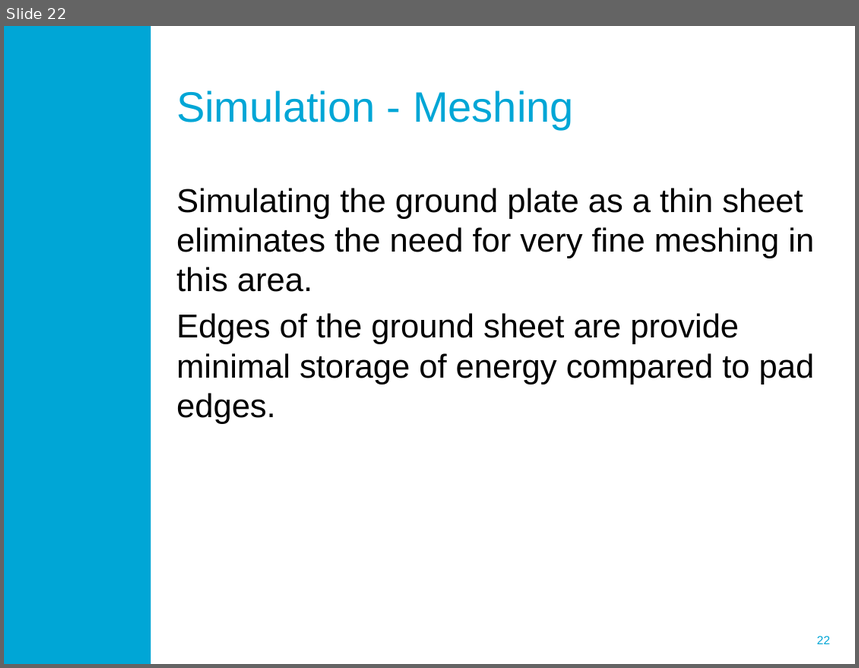
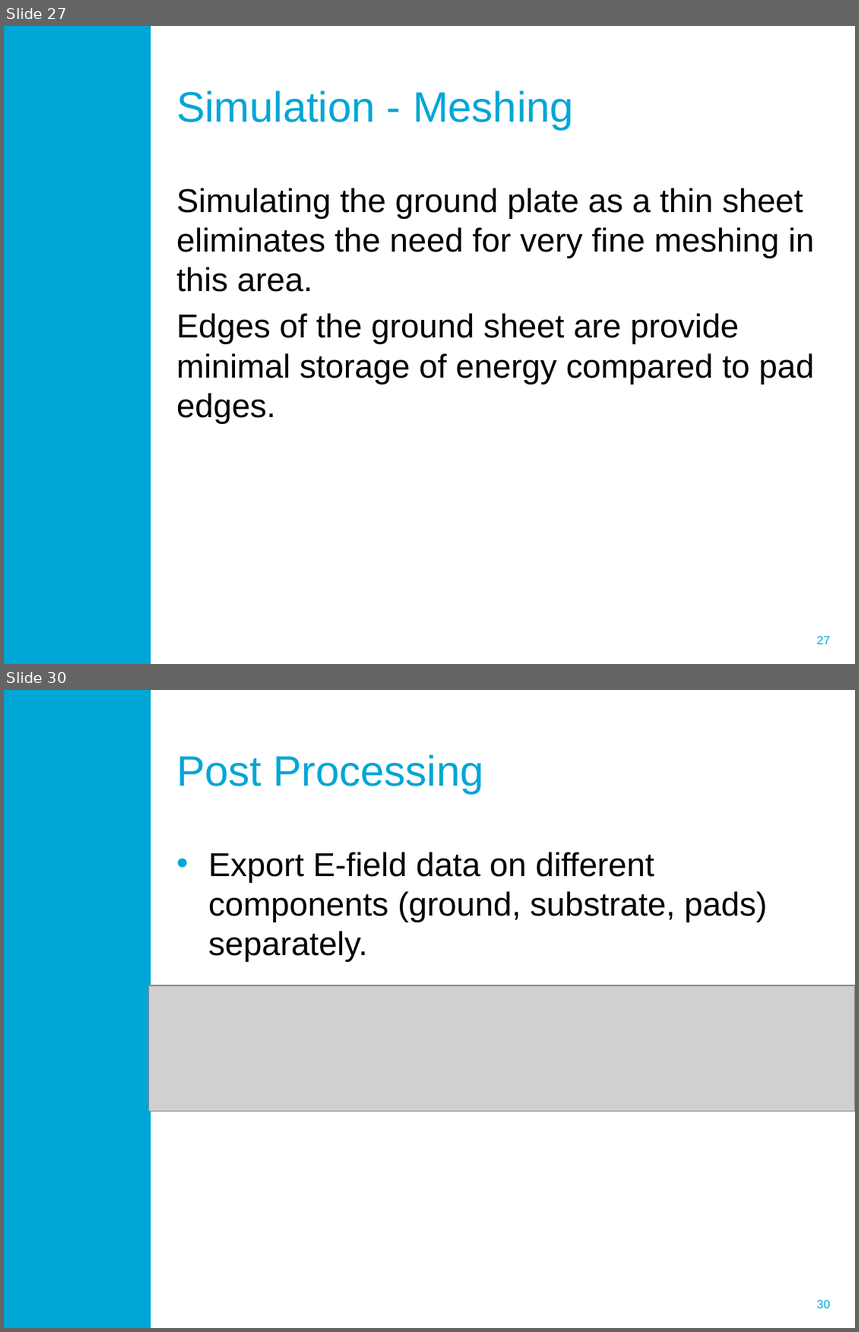
Before and after one commit to RickKoster/BEP, a slide deck: Thesis/progress meeting presentation.pptx. Shown one above the other, each under a label of ours: slide 22 before the commit, slides 27 and 30 after it; the slides between them are not shown. The pictures are 859x668 and 859x1332 pixels, drawn with LibreOffice and Linux fonts; fonts in the diff are those of the drawing; grey boxes stand for pictures; background and template pictures are left out. Boxes give left, top, right and bottom in pixels: in the first picture for what was removed or moved away, otherwise in the second. Text is boxed around its words. In the diff, an @@ line names an element or a change of style, - is before the commit and + after.

```diff
--- a/Thesis/progress meeting presentation.pptx
+++ b/Thesis/progress meeting presentation.pptx
@@ slide 30 added at bbox=[4, 690, 855, 1328], background #FFFFFF; not listed: 2 template elements that a slide beside it also shows @@
@@ title added at bbox=[177, 755, 484, 793], 36 pt, text #00A6D6 @@
+Post Processing
@@ text added at bbox=[208, 852, 767, 962], 28 pt, text #000000 @@
+• Export E-field data on different components (ground, substrate, pads) separately.
@@ picture added at bbox=[148, 986, 855, 1111] @@
@@ what was slide 22 is now slide 27 @@
@@ page number at bbox=[817, 636, 830, 645]: text changed @@
-22
+27
```
Also in this commit, not shown: 7 slides changed, 12 other slides added, 2 other files.
